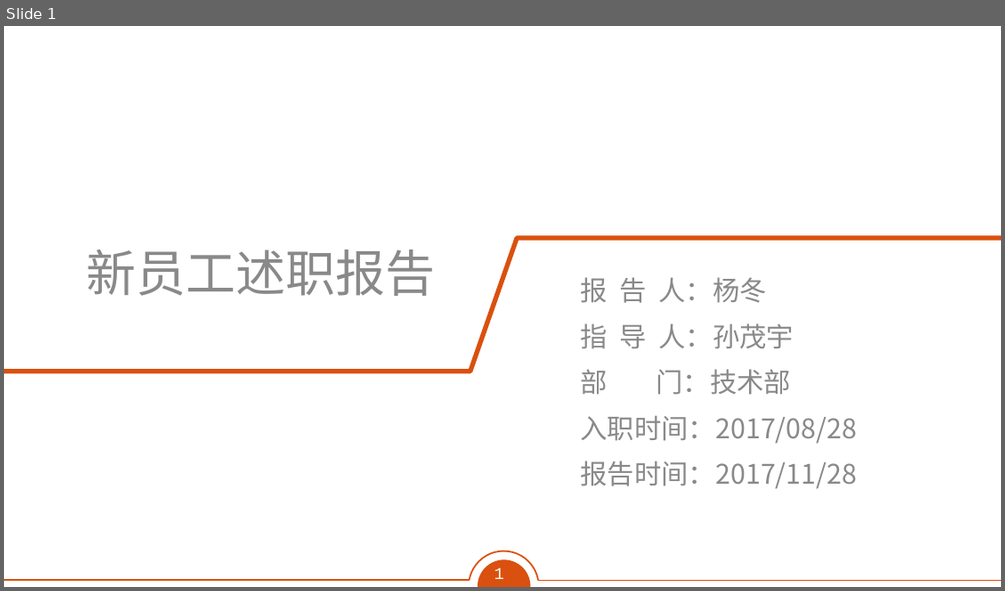
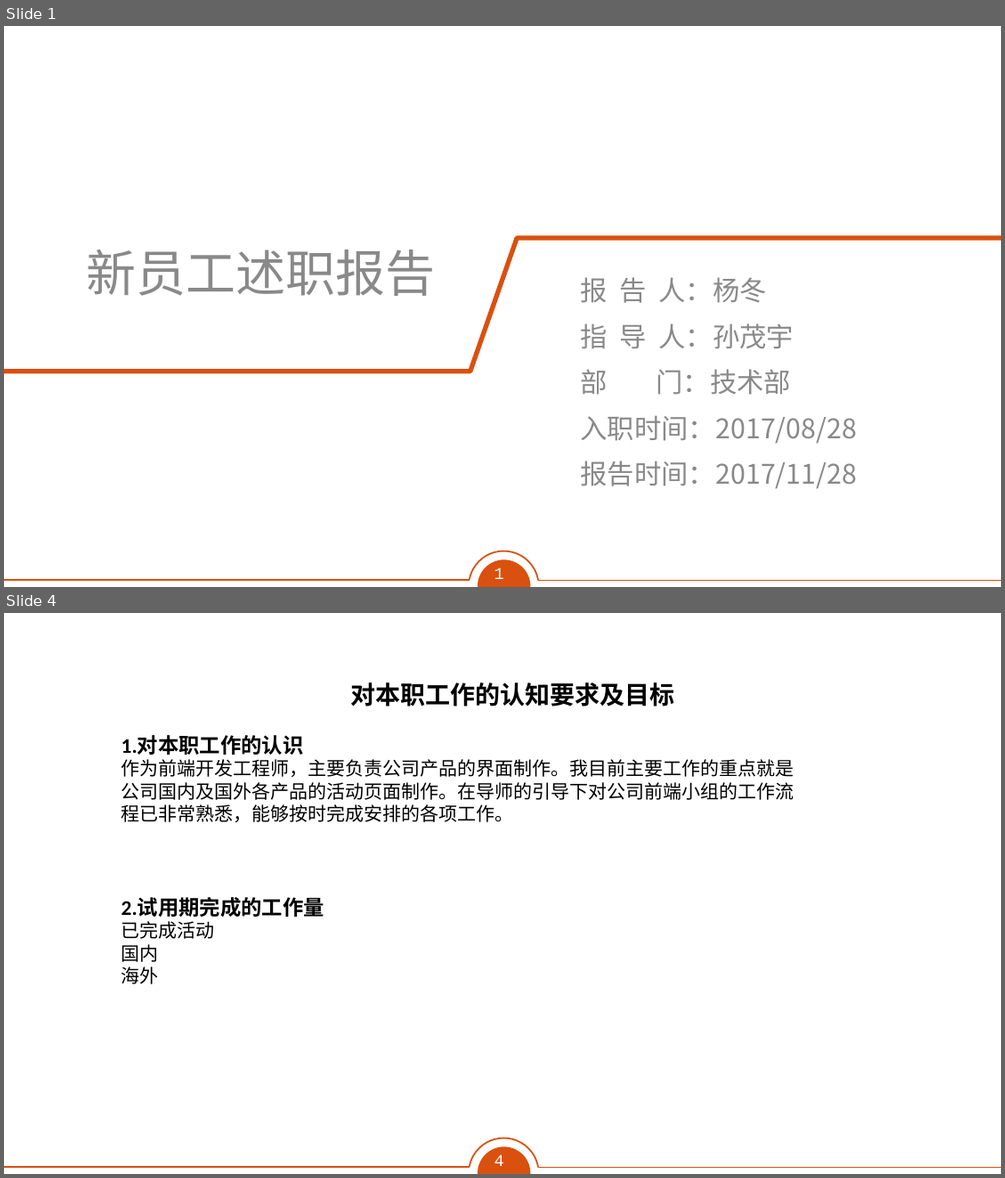
Before and after one commit to Jesse121/Study, a slide deck: 果酱-转正述职模板.pptx. Shown one above the other, each under a label of ours: slide 1 before the commit, slides 1 and 4 after it; the slides between them are not shown. The pictures are 1005x591 and 1005x1178 pixels, drawn with LibreOffice and Linux fonts; fonts in the diff are those of the drawing; background and template pictures are left out. Boxes give left, top, right and bottom in pixels: in the first picture for what was removed or moved away, otherwise in the second. Text is boxed around its words. In the diff, an @@ line names an element or a change of style, - is before the commit and + after.

```diff
--- a/果酱-转正述职模板.pptx
+++ b/果酱-转正述职模板.pptx
@@ slide 4 added at (4, 613, 1001, 1174), background #FFFFFF; not listed: 5 template elements that a slide beside it also shows @@
@@ text added at (351, 682, 675, 706), 24 pt, text #000000, bold @@
+对本职工作的认知要求及目标
@@ text added at (121, 735, 794, 984), 18 pt, text #000000 @@
+1.对本职工作的认识
+作为前端开发工程师，主要负责公司产品的界面制作。我目前主要工作的重点就是公司国内及国外各产品的活动页面制作。在导师的引导下对公司前端小组的工作流程已非常熟悉，能够按时完成安排的各项工作。
+2.试用期完成的工作量
+已完成活动
+国内
+海外
```
Also in this commit, not shown: 5 other slides added, 5 slides removed, 3 other files.
